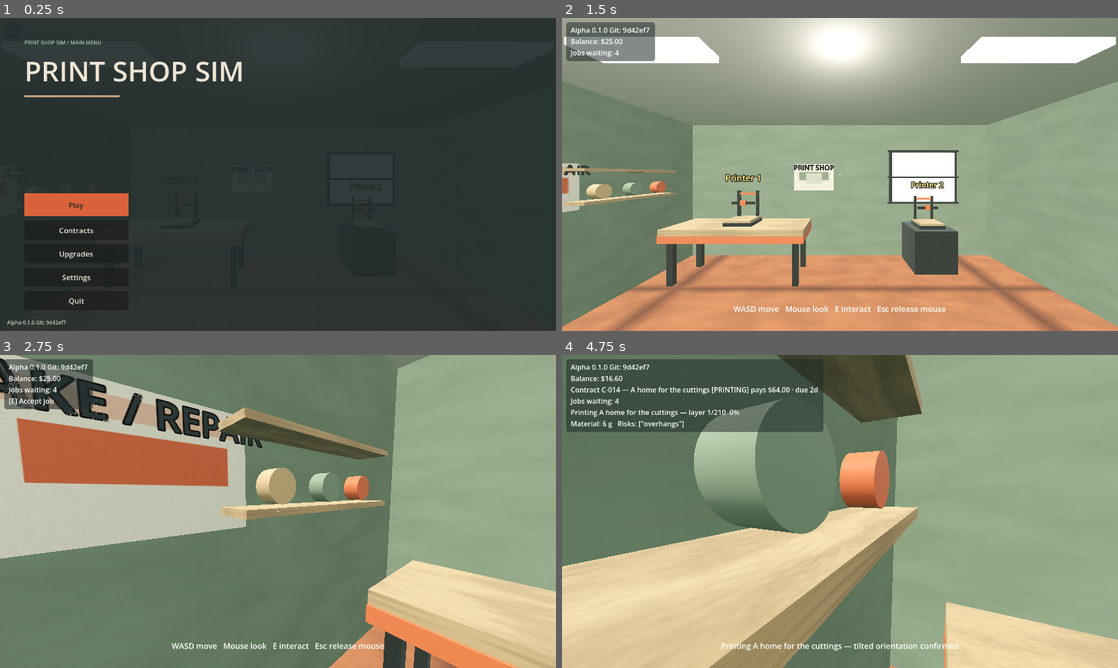
Above: before the commit, frames 1-4 (two rows, left to right).
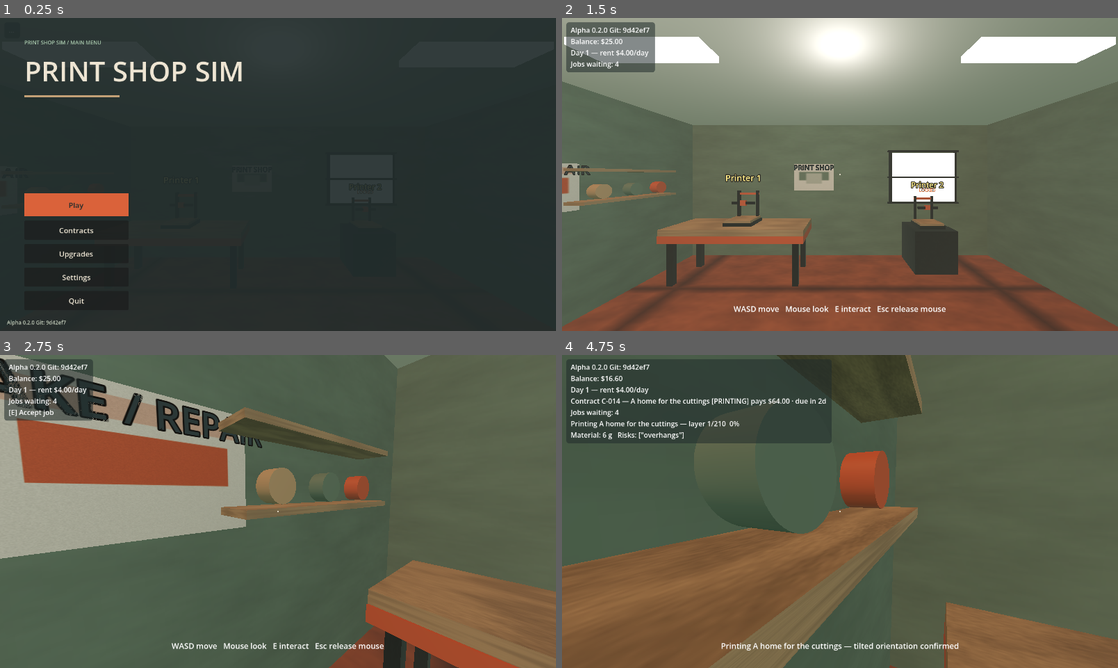
Above: after the commit, the same moments.

Repository: jiracipika/printshop-sim
Game: Godot game, scene res://scenes/Main.tscn
Same seed, same stepped clock (60 frames per second), same inputs: the game is played once before the commit and once after it.
Inputs (mouse positions are in pixels of both pictures, inside the frame that each line leads up to):
- Up to frame 1 (0.25 s): no input
- Up to frame 2 (1.5 s): click "Play" at 0.5 s; tap Enter at 1.25 s; move the mouse to (962, 158) at 1.27 s; hold D (move_right) from 1.28 s (still down); tap E (interact) at 1.35 s; click (962, 158) at 1.42 s
- Up to frame 3 (2.75 s): tap Space at 2 s; move the mouse to (250, 511) at 2.02 s; release D (move_right) at 2.03 s; hold W (move_forward) from 2.03 s (still down); tap E (interact) at 2.1 s
- Up to frame 4 (4.75 s): keep holding W (move_forward); move the mouse to (851, 505) at 2.77 s; tap 1 at 2.85 s; tap E (interact) at 3.05, 3.8, 4.55 s; move the mouse to (834, 517) at 3.52 s; tap 2 at 3.6 s; click (834, 517) at 3.67 s; tap Enter at 4.25 s; move the mouse to (878, 514) at 4.27 s; tap 3 at 4.35 s

The runs differ from the first frame. In frame 1, less than 0.1% of the frame differs, in the area x 4-6%, y 96-98%; in frame 2, 63%; in frame 3, 94%, in the area x 0-100%, y 0-100%; in frame 4, 88%.

Commit message:
feat: the shop day — deadlines, rent with debt, day/night lighting, purchasable Pro printer 2
- DayCycle: 90 s days with a day_changed signal; day persists in the save.
- Deadlines bite: late delivery pays half, one extra day and the client
  cancels at rollover (contract failed, print torn down, part scrapped).
- Rent comes due every day; unaffordable rent accrues as debt that payouts
  repay first; HUD shows the day, rent, debt and live 'due in Xd / LATE'.
- Day/night lighting: sun energy/color, ambient and sky energy follow the
  clock; interiors stay readable at night.
- Printer 2 is now the Pro machine: locked until bought via the upgrades
  shop ($60), renamed when unlocked, and jobs accepted there run 25% faster.

Tests: new day_test.gd (36 checks); upgrades_test updated for the 5-entry
catalog; all 16 suites green (693 checks).

Diff:
--- /dev/null
+++ b/scripts/DayCycle.gd
@@ -0,0 +1,38 @@
+extends Node
+
+class_name DayCycle
+
+## v0.2.0 — the shop day. Advances a time-of-day fraction and counts whole
+## days; emits day_changed once per wrap so Main can charge rent, age
+## deadlines and apply daylight. Pure clock logic: no ledger, no visuals.
+
+signal day_changed(new_day: int)
+
+const DEFAULT_DAY_LENGTH_S := 90.0
+
+## Whole-day counter, starting at 1 (the shop opens on day 1).
+var day: int = 1
+## Fraction of the current day in [0, 1). 0 = dawn, 0.5 = dusk onset.
+var t: float = 0.0
+var day_length_s: float = DEFAULT_DAY_LENGTH_S
+var _accum := 0.0
+
+func _init(length_s: float = DEFAULT_DAY_LENGTH_S) -> void:
+	day_length_s = maxf(length_s, 1.0)
+
+func tick(delta: float) -> void:
+	_accum += delta
+	while _accum >= day_length_s:
+		_accum -= day_length_s
+		day += 1
+		day_changed.emit(day)
+	t = clampf(_accum / day_length_s, 0.0, 0.9999)
+
+## Restore clock state from a save payload (validated by caller).
+func restore(saved_day: int, saved_t: float) -> void:
+	day = maxi(saved_day, 1)
+	t = clampf(saved_t, 0.0, 0.9999)
+	_accum = t * day_length_s
+
+func snapshot() -> Dictionary:
+	return {"day": day, "t": t}
--- a/scripts/Main.gd
+++ b/scripts/Main.gd
@@ -12,11 +12,19 @@
 ## upgrade deltas are added on top.
 const BASE_FAILURE_THRESHOLD := 0.55
 
+## --- shop day (v0.2.0) ---
+const RENT_CENTS := 400
+const LATE_PAYOUT_FACTOR := 0.5
+
 var sim: PrintSim
 var job_board: Node
 var ledger: Ledger
 var upgrades: Upgrades
+var day_cycle: DayCycle
+var rent_debt_cents := 0
 var active_contract: Contract = null
+var active_contract_day := 0    # shop day the active contract was accepted on
+var active_printer_idx := 0     # printer the active contract was accepted at
 var packing_station: PackingStation
 var settings := {"mouse_sens_scale": 1.0, "sfx_volume": 0.8, "invert_y": false}
 var _settings_dirty := false
@@ -38,6 +46,9 @@
 
 var _player: CharacterBody3D
 var _camera: Camera3D
+var _sun: DirectionalLight3D
+var _sky_mat: ProceduralSkyMaterial
+var _env: Environment
 var _printers: Array[Node3D] = []
 var _print_visuals: Array[Node3D] = []
 var _hud: CanvasLayer
@@ -74,6 +85,7 @@
 		return
 	upgrades.buy(id)
 	_apply_upgrade_effects()
+	_refresh_printer_locks()
 	_save_game()
 	sfx.play("upgrade")
 	_set_prompt("Installed %s" % e.name)
@@ -166,6 +178,8 @@
 	ledger = Ledger.new()
 	ledger.credit(2500, "opening funds")
 	upgrades = Upgrades.new()
+	day_cycle = DayCycle.new()
+	day_cycle.day_changed.connect(_on_day_changed)
 	_build_world()
 	_build_player()
 	_add_spool(Vector3(0.2, 0.14, 0.2))
@@ -206,6 +220,8 @@
 		for key in ["mouse_sens_scale", "sfx_volume", "invert_y"]:
 			if s.has(key):
 				apply_setting(key, s[key], false)
+	if payload.has("day"):
+		day_cycle.restore(int(payload.day), 0.0)
 
 func apply_setting(key: String, value, persist := true) -> void:
 	settings[key] = value
@@ -222,6 +238,7 @@
 		snapshot, {}, snapshot.balance_cents, snapshot.paid_contract_ids, {
 			"upgrades": upgrades.owned_ids(),
 			"settings": settings,
+			"day": day_cycle.day,
 		})
 	var ok: bool = load("res://scripts/BrowserSave.gd").save_payload(payload)
 	save_status_line = "%s at %s" % ["saved ok" if ok else "save FAILED",
@@ -357,6 +374,7 @@
 	sun.light_energy = 1.1
 	sun.light_color = Color(1.0, 0.96, 0.88)
 	add_child(sun)
+	_sun = sun
 	var lamp := OmniLight3D.new()
 	lamp.position = Vector3(0, 2.8, 0)
 	lamp.omni_range = 12.0
@@ -371,6 +389,7 @@
 	_build_props()
 
 	# Two printers: one on the bench, one on a steel floor stand against the back wall.
+	# Printer 2 is the "Pro machine": locked until purchased, 25% faster.
 	var printer_a := _make_printer(0)
 	printer_a.position = Vector3(-1.8, 0.95, -2.0)
 	add_child(printer_a)
@@ -380,6 +399,7 @@
 	printer_b.position = Vector3(1.8, 0.8, -2.4)
 	add_child(printer_b)
 	_printers.append(printer_b)
+	_refresh_printer_locks()
 
 	var stand := MeshInstance3D.new()
 	var stand_box := BoxMesh.new()
@@ -402,6 +422,29 @@
 	job_board = load("res://scripts/JobBoard.gd").new()
 	job_board.add_to_group("job_board")
 	add_child(job_board)
+	_apply_daylight()
+
+## Day/night (v0.2.0): brightness and warmth follow the shop clock. Direction
+## stays fixed (interior scene); energy/color carry the time of day.
+func _apply_daylight() -> void:
+	if _sun == null or _env == null:
+		return
+	var daylight := 0.5 + 0.5 * sin(day_cycle.t * TAU - PI * 0.5)  # 0 dawn, 1 midday
+	daylight = clampf(daylight, 0.0, 1.0)
+	_sun.light_energy = 0.2 + 1.0 * daylight
+	_sun.light_color = Color(1.0, 0.72, 0.5).lerp(Color(1.0, 0.96, 0.88), daylight)
+	_env.ambient_light_energy = 0.55 + 0.5 * daylight
+	if _sky_mat != null:
+		_sky_mat.sky_energy_multiplier = 0.3 + 0.8 * daylight
+
+## Printer 2 display name + lock tag follow the pro-machine upgrade.
+func _refresh_printer_locks() -> void:
+	if _printers.size() < 2:
+		return
+	var pro := upgrades.pro_machine_unlocked()
+	if _printers[1].get("set_locked") != null:
+		_printers[1].set_locked(not pro)
+		_printers[1].set_display_name("Printer 2 — PRO" if pro else "Printer 2")
 
 ## Sky, ambient light, ceiling and window (task 12 art pass). Everything is
 ## procedural — ProceduralSkyMaterial for the soft daylight ambience.
@@ -422,6 +465,8 @@
 	env.fog_enabled = true
 	env.fog_light_color = Color("#C9C2AE")
 	env.fog_density = 0.008
+	_sky_mat = sky_mat
+	_env = env
 	var we := WorldEnvironment.new()
 	we.environment = env
 	add_child(we)
@@ -1047,6 +1092,8 @@
 		_player.velocity.y -= 14.0 * delta
 	_player.move_and_slide()
 	sim.tick(delta)
+	day_cycle.tick(delta)
+	_apply_daylight()
 	_update_print_visuals(delta)
 	_update_hud()
 
@@ -1211,14 +1258,24 @@
 		return true
 	if not _advance(c, Contract.State.DELIVERED):
 		return true
-	if not ledger.pay_once(c.id, result.payout_cents, "payout %s" % c.id):
+	# Late deliveries pay half (the client still takes the part).
+	var payout: int = result.payout_cents
+	var late := _is_late()
+	if late:
+		payout = roundi(float(payout) * LATE_PAYOUT_FACTOR)
+	if not ledger.pay_once(c.id, payout, "payout %s" % c.id):
 		return true
+	_repay_rent_debt()
 	_discard_part()
 	active_contract = null
 	last_pack_grade = result.grade
 	_save_game()
 	sfx.play("cash")
-	_set_prompt("Delivered %s (%s) — $%s" % [c.model_name, result.grade, _cents_str(result.payout_cents)])
+	if late:
+		_set_prompt("Delivered LATE %s (%s) — $%s of $%s" % [c.model_name, result.grade,
+			_cents_str(payout), _cents_str(result.payout_cents)])
+	else:
+		_set_prompt("Delivered %s (%s) — $%s" % [c.model_name, result.grade, _cents_str(payout)])
 	return true
 
 ## F-grade escape hatch: scrap the part, fail the contract, no payout.
@@ -1267,7 +1324,11 @@
 	sim.support_need = eval.support_need
 	sim.adhesion_risk = eval.adhesion_risk
 	sim.stability_risk = eval.stability_risk
-	sim.speed_multiplier = upgrades.speed_multiplier()
+	# Extruder upgrades speed every job; the pro machine (printer 2) adds its
+	# own bonus to jobs accepted there.
+	var machine_mult := upgrades.machine_speed_multiplier() \
+		if active_printer_idx == 1 and upgrades.pro_machine_unlocked() else 1.0
+	sim.speed_multiplier = upgrades.speed_multiplier() * machine_mult
 	sim.failure_threshold = BASE_FAILURE_THRESHOLD + upgrades.failure_threshold_delta()
 
 ## E while the contract is PREPARING: first press previews an orientation,
@@ -1334,6 +1395,13 @@
 func _accept_print() -> void:
 	if not job_board.has_available():
 		return
+	# Remember which machine takes the job: printer 2 is the purchasable pro
+	# machine (locked until bought, prints 25% faster there).
+	var printer := _nearest_printer()
+	active_printer_idx = int(printer.get_meta("printer_index", 0)) if printer != null else 0
+	if active_printer_idx == 1 and not upgrades.pro_machine_unlocked():
+		_set_prompt("Printer 2 is locked — buy the Pro machine upgrade (menu)")
+		return
 	var job: Contract = job_board.take_next()
 	# OFFERED -> ACCEPTED -> PREPARING. The print only starts once the player
 	# confirms an orientation via _prep_press.
@@ -1351,10 +1419,58 @@
 		_set_prompt("Not enough funds for materials ($%s)" % _cents_str(job.material_cost_cents))
 		return
 	active_contract = job
+	active_contract_day = day_cycle.day
 	orientation_index = 0
 	orientation_pending = false
 	sfx.play("click")
 	_set_prompt("Accepted %s — [E] to preview orientation" % job.model_name)
+
+## --- deadlines (v0.2.0) -------------------------------------------------------
+
+func _days_taken() -> int:
+	return day_cycle.day - active_contract_day
+
+func _days_remaining() -> int:
+	return active_contract.deadline_days - _days_taken() if active_contract != null else 0
+
+func _is_late() -> bool:
+	return active_contract != null and _days_taken() > active_contract.deadline_days
+
+## Two full days past the deadline the client cancels the contract.
+func _is_cancelled() -> bool:
+	return active_contract != null \
+		and _days_taken() > active_contract.deadline_days + 1
+
+## Day rollover: rent comes due first, then an overdue contract is cancelled.
+func _on_day_changed(new_day: int) -> void:
+	if ledger.can_afford(RENT_CENTS):
+		ledger.charge(RENT_CENTS, "rent day %d" % new_day)
+		_set_prompt("Day %d — rent paid ($%s)" % [new_day, _cents_str(RENT_CENTS)])
+	else:
+		rent_debt_cents += RENT_CENTS
+		_set_prompt("Day %d — rent UNPAID (now owe $%s)" % [new_day, _cents_str(rent_debt_cents)])
+	if active_contract != null and _is_cancelled():
+		var c := active_contract
+		if c.state in [Contract.State.PREPARING, Contract.State.PRINTING, Contract.State.INSPECTION]:
+			_advance(c, Contract.State.FAILED)
+		if sim.is_running() or sim.state == PrintSim.State.DONE_OK:
+			sim.reset()
+			for visual in _print_visuals:
+				visual.reset()
+			if not _printers.is_empty() and _printers[0].get("set_failed") != null:
+				_printers[0].set_failed(false)
+		_discard_part()
+		active_contract = null
+		sfx.play("buzz")
+		_set_prompt("Client cancelled %s — far too late. No payout." % c.model_name)
+
+## Payouts repay rent debt before anything else can be done with the money.
+func _repay_rent_debt() -> void:
+	if rent_debt_cents <= 0 or ledger.balance() <= 0:
+		return
+	var repaid := mini(rent_debt_cents, ledger.balance())
+	if ledger.charge(repaid, "repay rent debt"):
+		rent_debt_cents -= repaid
 
 func _cents_str(cents: int) -> String:
 	return "%d.%02d" % [cents / 100, absi(cents) % 100]
@@ -1426,13 +1542,18 @@
 	lines.append(version_label)
 	if ledger != null:
 		lines.append("Balance: $%s" % _cents_str(ledger.balance()))
+	lines.append("Day %d — rent $%s/day" % [day_cycle.day, _cents_str(RENT_CENTS)])
+	if rent_debt_cents > 0:
+		lines.append("Unpaid rent: $%s" % _cents_str(rent_debt_cents))
 	if active_contract != null:
-		lines.append("Contract %s — %s [%s] pays $%s · due %dd" % [
+		var due := _days_remaining()
+		var due_text := "due in %dd" % due if due >= 0 else "LATE — half pay"
+		lines.append("Contract %s — %s [%s] pays $%s · %s" % [
 			active_contract.id,
 			active_contract.model_name,
 			Contract.state_name(active_contract.state),
 			_cents_str(active_contract.payout_cents),
-			active_contract.deadline_days,
+			due_text,
 		])
 	# Orientation prep block while the player is choosing how to print.
 	if active_contract != null and active_contract.state == Contract.State.PREPARING:
--- a/scripts/Printer.gd
+++ b/scripts/Printer.gd
@@ -20,6 +20,8 @@
 var gantry: Node3D
 var bed: MeshInstance3D
 var _nozzle_mat: StandardMaterial3D
+var _lock_label: Label3D
+var _name_label: Label3D
 
 func _ready() -> void:
 	add_to_group("printers")
@@ -138,3 +140,33 @@
 	if _nozzle_mat == null:
 		return
 	_nozzle_mat.albedo_color = Color(0.45, 0.45, 0.45) if failed else Color(0.85, 0.85, 0.9)
+
+## Lock state is set by Main (pro machine purchase). A locked printer shows a
+## terracotta LOCKED tag under its name label.
+func set_locked(locked: bool) -> void:
+	if locked and _lock_label == null:
+		_lock_label = Label3D.new()
+		_lock_label.text = "LOCKED"
+		_lock_label.font_size = 40
+		_lock_label.pixel_size = 0.0022
+		_lock_label.billboard = BaseMaterial3D.BILLBOARD_ENABLED
+		_lock_label.modulate = Color("#DA623A")
+		_lock_label.outline_modulate = Color("#202B2B")
+		_lock_label.outline_size = 4
+		_lock_label.position = Vector3(0, 0.74, 0)
+		add_child(_lock_label)
+	elif _lock_label != null:
+		_lock_label.visible = locked
+
+func is_locked() -> bool:
+	return _lock_label != null and _lock_label.visible
+
+## Main sets the display name ("Printer 1" / "Printer 2 — PRO").
+func set_display_name(text: String) -> void:
+	if _name_label == null:
+		for child in get_children():
+			if child is Label3D and child != _lock_label:
+				_name_label = child
+				break
+	if _name_label != null:
+		_name_label.text = text
--- a/scripts/SaveSystem.gd
+++ b/scripts/SaveSystem.gd
@@ -15,6 +15,7 @@
 ##     "saved_at_unix": int,
 ##     "upgrades": Array[String] (optional — owned upgrade ids),
 ##     "settings": Dictionary (optional — {mouse_sens_scale, sfx_volume, invert_y}),
+##     "day": int >= 1 (optional — shop day counter),
 ##   }
 ##
 ## Optional keys are additive: payloads without them stay valid (older saves
@@ -82,6 +83,8 @@
 		return {}
 	if not _settings_valid(p):
 		return {}
+	if not _day_valid(p):
+		return {}
 
 	var out: Dictionary = p.duplicate(true)
 	out["version"] = int(p["version"])
@@ -134,6 +137,13 @@
 	return true
 
 
+## Optional "day" key: absent = fine; present must be an int >= 1.
+static func _day_valid(p: Dictionary) -> bool:
+	if not p.has("day"):
+		return true
+	return _is_int(p["day"]) and int(p["day"]) >= 1
+
+
 ## True for TYPE_INT or a float with an exactly integral value.
 static func _is_int(v: Variant) -> bool:
 	if typeof(v) == TYPE_INT:
--- a/scripts/Upgrades.gd
+++ b/scripts/Upgrades.gd
@@ -32,6 +32,13 @@
 		"desc": "Cleaner extrusion — failure threshold -0.12",
 		"cost_cents": 9000,
 		"failure_threshold_delta": -0.12,
+	},
+	{
+		"id": "pro_machine",
+		"name": "Pro machine (printer 2)",
+		"desc": "Unlock printer 2 — jobs run there print 25% faster",
+		"cost_cents": 6000,
+		"machine_speed_multiplier": 1.25,
 	},
 ]
 
@@ -95,6 +102,18 @@
 	return m
 
 
+## Speed bonus for jobs run on the unlocked pro machine (1.0 otherwise).
+func machine_speed_multiplier() -> float:
+	if is_owned("pro_machine"):
+		return float(entry("pro_machine").machine_speed_multiplier)
+	return 1.0
+
+
+## Printer 2 stays locked until the pro machine is purchased.
+func pro_machine_unlocked() -> bool:
+	return is_owned("pro_machine")
+
+
 ## Delta applied to PrintSim.failure_threshold (0.0 when none owned).
 func failure_threshold_delta() -> float:
 	var d := 0.0
--- a/scripts/Version.gd
+++ b/scripts/Version.gd
@@ -2,7 +2,7 @@
 
 # Autoload: build/version identification so we always know what's deployed.
 
-const VERSION := "0.1.0"
+const VERSION := "0.2.0"
 const GIT_SHA := "9d42ef7"  # stamped by tools/build_web.sh at export time
 
 func label() -> String:
--- /dev/null
+++ b/tests/day_test.gd
@@ -0,0 +1,243 @@
+extends SceneTree
+
+## v0.2.0 — shop day: day clock, rent + debt, deadlines (late / cancellation),
+## pro machine unlock. Run: timeout 60 godot --headless --path . -s tests/day_test.gd
+
+var checks := 0
+var failures := 0
+
+
+func _ok(cond: bool, label: String) -> void:
+	checks += 1
+	if cond:
+		print("ok %d: %s" % [checks, label])
+	else:
+		failures += 1
+		printerr("FAIL %d: %s" % [checks, label])
+
+
+func _init() -> void:
+	root.ready.connect(_run)
+
+
+func _run() -> void:
+	BrowserSave.clear()
+	_test_day_clock()
+	await _test_rent_and_debt()
+	await _test_deadlines()
+	await _test_pro_machine()
+	_finish(1 if failures > 0 else 0)
+
+
+func _test_day_clock() -> void:
+	var cycle := DayCycle.new(10.0)  # 10 s days for tests
+	var fired: Array[int] = []
+	cycle.day_changed.connect(func(d: int) -> void: fired.append(d))
+	cycle.tick(5.0)
+	_ok(cycle.day == 1 and fired.is_empty(), "half a day passes without rollover")
+	cycle.tick(5.0)
+	_ok(cycle.day == 2 and fired == [2], "one day length rolls over exactly once")
+	cycle.tick(30.0)
+	_ok(cycle.day == 5 and fired == [2, 3, 4, 5],
+		"multi-day wrap emits day_changed once per day in order")
+	_ok(cycle.t >= 0.0 and cycle.t < 1.0, "time-of-day stays in [0,1)")
+	cycle.restore(7, 0.5)
+	_ok(cycle.day == 7 and absf(cycle.t - 0.5) < 0.0001, "restore sets day and time")
+	cycle.restore(0, 0.5)
+	_ok(cycle.day == 1, "restore clamps day to >= 1")
+
+
+func _mk_main():
+	var packed: PackedScene = load("res://scenes/Main.tscn")
+	var main = packed.instantiate()
+	root.add_child(main)
+	return main
+
+
+func _test_rent_and_debt() -> void:
+	var main = _mk_main()
+	await physics_frame
+	await physics_frame
+	var ledger: Ledger = main.ledger
+	main.paused = false
+	main.captured = true
+
+	# Rent charges once per day change.
+	var bal0: int = ledger.balance()
+	var txs0: int = ledger.transaction_count()
+	main.day_cycle.tick(main.day_cycle.day_length_s)  # -> day 2
+	_ok(main.day_cycle.day == 2, "day rolled to 2")
+	_ok(ledger.balance() == bal0 - 400, "rent charged at day change")
+	var rent_txs := 0
+	for t in ledger.transactions:
+		if t["reason"] == "rent day 2":
+			rent_txs += 1
+	_ok(rent_txs == 1, "exactly one rent transaction for day 2")
+	_ok(ledger.transaction_count() == txs0 + 1, "no other transactions at rollover")
+
+	# Insufficient funds: no charge, debt accrues, balance never negative.
+	ledger.charge(ledger.balance(), "test drain")
+	main.day_cycle.tick(main.day_cycle.day_length_s)  # -> day 3
+	_ok(ledger.balance() == 0, "empty balance unchanged at rollover")
+	_ok(main.rent_debt_cents == 400, "unpaid rent accrues as debt")
+	main.day_cycle.tick(main.day_cycle.day_length_s)  # -> day 4
+	_ok(main.rent_debt_cents == 800, "debt accumulates per unpaid day")
+
+	# Payout repays debt first.
+	ledger.credit(1000, "test funds")
+	main.rent_debt_cents = 800
+	main._repay_rent_debt()
+	_ok(ledger.balance() == 200 and main.rent_debt_cents == 0,
+		"payout funds repay rent debt in full")
+	ledger.credit(100, "test funds 2")
+	main.rent_debt_cents = 800
+	main._repay_rent_debt()
+	_ok(ledger.balance() == 0 and main.rent_debt_cents == 500,
+		"partial repayment leaves remaining debt, never negative balance")
+	main.queue_free()
+	await physics_frame
+
+
+func _test_deadlines() -> void:
+	var main = _mk_main()
+	await physics_frame
+	await physics_frame
+	var ledger: Ledger = main.ledger
+	main.paused = false
+	main.captured = true
+	ledger.credit(10000, "test funds")
+
+	# Accept at printer A (idx 0), confirm upright prep.
+	main._player.global_position = Vector3(-1.8, 0.3, -1.0)
+	main._try_interact()
+	_ok(main.active_contract != null and main.active_contract_day == main.day_cycle.day,
+		"accept anchors the deadline to the current day")
+	main.orientation_index = 0
+	main.orientation_pending = true
+	main._prep_press()
+	_ok(main.sim.is_running(), "print started")
+	var c: Contract = main.active_contract
+
+	# On time: full payout.
+	while main.sim.is_running():
+		main.sim.tick(1.0)
+	main._try_interact()  # collect part
+	var bal0: int = ledger.balance()
+	main._try_pack_held()
+	var grade: String = QualityCheck.grade(c, main.sim.layers_done, main.sim.layers_total, {
+		"support_need": main.sim.support_need,
+		"adhesion_risk": main.sim.adhesion_risk,
+		"stability_risk": main.sim.stability_risk,
+	})
+	var full: int = roundi(c.payout_cents * QualityCheck.quality_multiplier(grade))
+	_ok(ledger.balance() == bal0 + full, "on-time delivery pays full grade-scaled payout")
+
+	# Late (deadline exceeded by 1 day): half payout.
+	main.sim.failure_seeded = false
+	main._try_interact()
+	var c2: Contract = main.active_contract
+	main.orientation_index = 0
+	main.orientation_pending = true
+	main._prep_press()
+	# Push days past the deadline but within the cancellation window.
+	var deadline: int = c2.deadline_days
+	main.day_cycle.restore(main.day_cycle.day + deadline + 1, 0.0)  # late, not cancelled
+	while main.sim.is_running():
+		main.sim.tick(1.0)
+	main._try_interact()
+	_ok(main._is_late() and not main._is_cancelled(), "deadline+1 is late but not cancelled")
+	var bal1: int = ledger.balance()
+	main._try_pack_held()
+	_ok(ledger.balance() == bal1 + roundi(c2.payout_cents * 0.5),
+		"late delivery pays exactly half")
+	_ok("LATE" in str(main._prompt.text), "HUD explains the late penalty")
+
+	# Cancellation window: deadline + 2 days fails the contract at rollover.
+	main._try_interact()
+	var c3: Contract = main.active_contract
+	if c3 != null:
+		main.orientation_index = 0
+		main.orientation_pending = true
+		main._prep_press()
+		main.day_cycle.restore(main.day_cycle.day + c3.deadline_days + 2, 0.0)
+		main._on_day_changed(main.day_cycle.day)  # fire the rollover handler directly
+		_ok(c3.state == Contract.State.FAILED, "overdue contract is cancelled at day change")
+		_ok(main.active_contract == null, "cancelled contract clears from Main")
+		_ok(not main.sim.is_running(), "cancelled print is torn down")
+		_ok(main.active_part == null and main.held == null, "part of cancelled job is discarded")
+	main.queue_free()
+	await physics_frame
+
+
+func _test_pro_machine() -> void:
+	var main = _mk_main()
+	await physics_frame
+	await physics_frame
+	var ledger: Ledger = main.ledger
+	main.paused = false
+	main.captured = true
+	ledger.credit(20000, "test funds")
+
+	# Printer 2 starts locked.
+	var p2: Node3D = main._printers[1]
+	_ok(p2.is_locked(), "printer 2 starts locked")
+	# Stand at printer 2 and try to accept.
+	main._player.global_position = Vector3(1.8, 0.3, -1.4)
+	main._try_interact()
+	_ok(main.active_contract == null, "locked printer 2 refuses the accept")
+	_ok("locked" in str(main._prompt.text), "HUD explains the lock")
+
+	# Buy the pro machine: unlock + display refresh.
+	main._on_menu_upgrade_buy("pro_machine")
+	_ok(main.upgrades.pro_machine_unlocked(), "pro machine purchase unlocks")
+	_ok(not p2.is_locked(), "printer 2 shows unlocked")
+	_ok("PRO" in str(p2._name_label.text), "printer 2 renamed to PRO")
+
+	# Job accepted at printer 2 runs at 1.25x.
+	main._try_interact()
+	var c: Contract = main.active_contract
+	_ok(c != null and main.active_printer_idx == 1, "job accepted at printer 2")
+	main.orientation_index = 0
+	main.orientation_pending = true
+	main._prep_press()
+	_ok(absf(main.sim.speed_multiplier - 1.25) < 0.0001,
+		"printer 2 job runs at 1.25x machine speed")
+
+	# Same job at printer 1 runs at 1.0x (fresh Main).
+	var main2 = _mk_main()
+	await physics_frame
+	await physics_frame
+	main2.paused = false
+	main2.captured = true
+	main2.ledger.credit(20000, "test funds")
+	main2._player.global_position = Vector3(-1.8, 0.3, -1.0)
+	main2._try_interact()
+	if main2.active_contract != null:
+		main2.orientation_index = 0
+		main2.orientation_pending = true
+		main2._prep_press()
+		_ok(absf(main2.sim.speed_multiplier - 1.0) < 0.0001,
+			"printer 1 job runs at 1.0x")
+	main2.queue_free()
+	await physics_frame
+
+	# Day persists through the save round trip.
+	main.day_cycle.restore(9, 0.0)
+	main._save_game()
+	var payload: Dictionary = BrowserSave.load_payload()
+	_ok(int(payload.get("day", 0)) == 9, "save payload carries the day")
+	var main3 = _mk_main()
+	await physics_frame
+	await physics_frame
+	_ok(main3.day_cycle.day == 9, "fresh Main restores the saved day")
+	main3.queue_free()
+	await physics_frame
+	main.queue_free()
+	await physics_frame
+	BrowserSave.clear()
+
+
+func _finish(code: int) -> void:
+	print("---")
+	print("checks=%d failures=%d" % [checks, failures])
+	quit(code)
--- a/tests/upgrades_test.gd
+++ b/tests/upgrades_test.gd
@@ -34,7 +34,7 @@
 		ids.append(e.id)
 		_ok(int(e.cost_cents) > 0 and str(e.name) != "" and str(e.desc) != "",
 			"catalog entry %s well-formed" % e.id)
-	_ok(ids.size() == 4 and ids.size() == _unique(ids).size(), "four unique upgrade ids")
+	_ok(ids.size() == 5 and ids.size() == _unique(ids).size(), "five unique upgrade ids")
 
 	var up := Upgrades.new()
 	_ok(not up.is_owned("heated_bed"), "nothing owned at start")
@@ -133,7 +133,7 @@
 	main.main_menu.open_menu()
 	main._on_menu_upgrades()
 	var cards: Array = main.main_menu.upgrade_cards_ui()
-	_ok(cards.size() == 4, "upgrades panel lists the full catalog")
+	_ok(cards.size() == 5, "upgrades panel lists the full catalog")
 	var found_owned := false
 	for card in cards:
 		if card.has_meta("upgrade_id") and str(card.get_meta("upgrade_id")) == "heated_bed" \
Not shown, added: scripts/DayCycle.gd.uid
Not shown, added: tests/day_test.gd.uid
Not shown, changed: docs/HANDOFF.md
